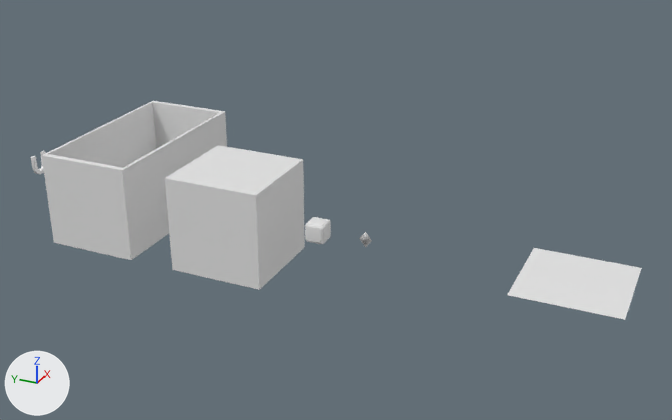
The FBX model Assets/Meshes/Meshes.fbx, before and after one commit.
Before and after are seen from a camera (50 mm lens) standing at (-7.42, -3.53, 3.96) and looking at (0.57, 0.07, -0.03). The axes (+X, +Y, +Z) are drawn at lower left. The lights are the same throughout. Where no turn or scale is listed for an object, it has been applied to the vertices. Vertices at the same position are counted once.

The scene before the commit, as lines of its bpy script (objects in view):
```python
me_cube_001 = bpy.data.meshes.new('Cube.001')
me_cube_001.from_pydata(...)  # a box spanning x -0.5..0.5, y -0.5..0.5, z -0.5..0.5
me_cube_005 = bpy.data.meshes.new('Cube.005')
me_cube_005.from_pydata(...)  # 16 vertices, 14 faces; spans x -0.5..1.5, y -0.5..0.5, z -0.5..0.5
me_cube_008 = bpy.data.meshes.new('Cube.008')
me_cube_008.from_pydata(...)  # 896 vertices, 774 faces; spans x -10.5..10.5, y -10.5..10.5, z -10.5..10.5
ob_cube = bpy.data.objects.new('Cube', me_cube_008)
ob_cube.location = (-0.006, 0.0, 0.0)
ob_cube.rotation_euler = (0.0, 0.0, 1.571)  # degrees (0, 0, 90)
ob_cube.scale = (0.01, 0.01, 0.01)
ob_lavabox = bpy.data.objects.new('LavaBox', me_cube_005)
ob_lavabox.location = (0.0, 2.4, 0.0)
ob_roadbox = bpy.data.objects.new('RoadBox', me_cube_001)
ob_roadbox.location = (0.0, 0.9, 0.0)
# also in view: 'Plane' at (0.0, -2.5, 0.0)
```
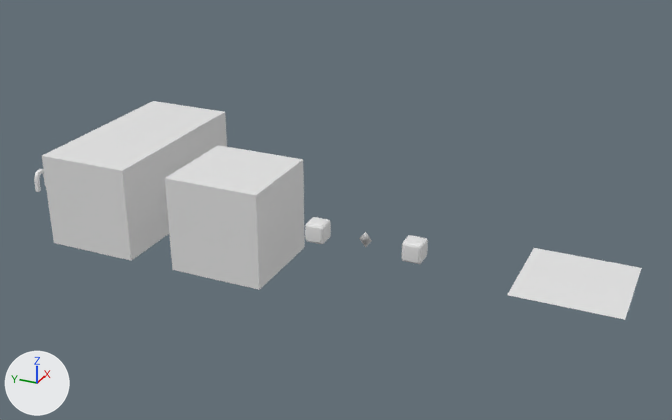
Where the newer file only moved an object's origin or applied its transform, the numbers keep the older frame.

Location of each change, (x1, y1, x2, y2) in pixels of the pictures (672 x 420 px):
'LavaBox', mesh turned
    before: (42, 101, 227, 260)
    after: (42, 101, 227, 261)
'LetCube', added
    after: (402, 235, 428, 264)

What changed in the scene script:
```text
Change me_cube_005:
    where me_cube_005.from_pydata(...)  # 16 vertices, 14 faces; spans x -0.5..1.5, y -0.5..0.5, z -0.5..0.5
    used by ob_lavabox; location = (0.0, 2.4, 0.0)
    me_cube_005 part 1: the whole mesh is turned -180 degrees about the x axis through its middle
Add me_cube_003:
    me_cube_003.from_pydata(...)  # 896 vertices, 774 faces; spans x -0.105..0.105, y -0.105..0.105, z -0.105..0.105
Add ob_letcube:
    ob_letcube = bpy.data.objects.new('LetCube', me_cube_003)
    ob_letcube.location = (-0.006, -1.0, 0.0)
```
